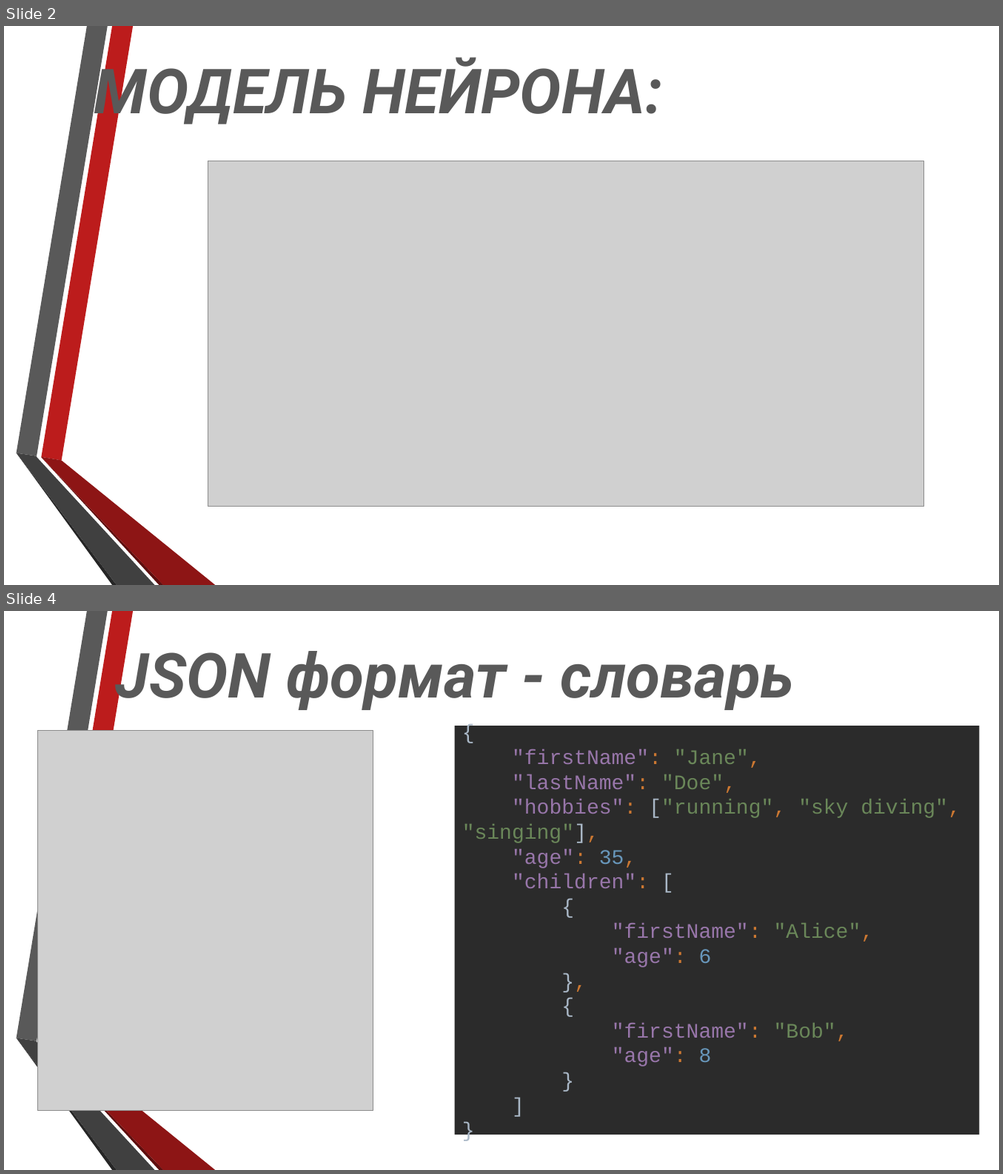
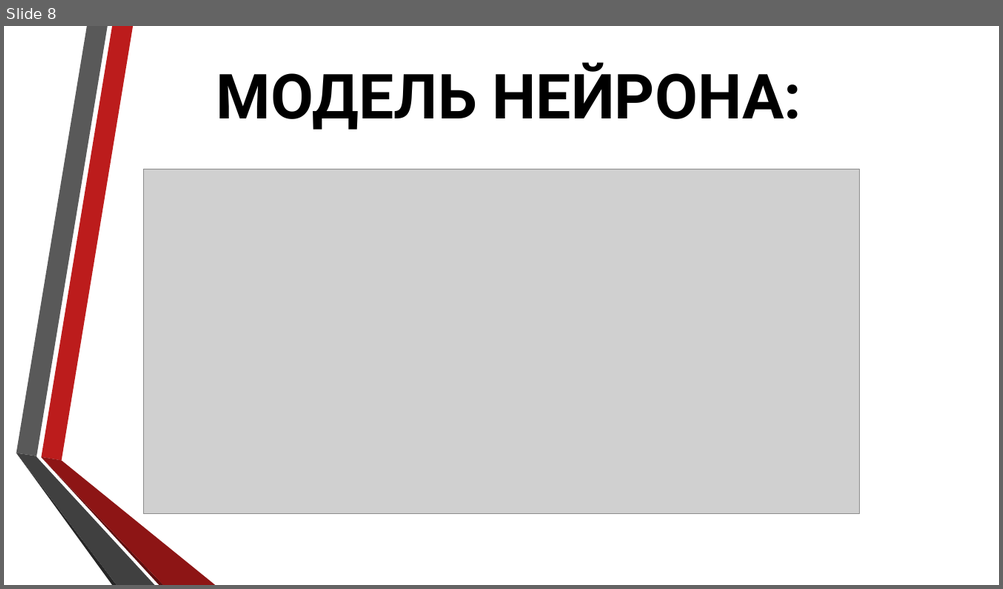
Before and after one commit to DanteTemplar/NPK, a slide deck: Нейронные Сети, Бельков.pptx. Shown one above the other, each under a label of ours: slides 2 and 4 before the commit, slide 8 after it; the slides between them are not shown. The pictures are 1003x1174 and 1003x589 pixels, drawn with LibreOffice and Linux fonts; fonts in the diff are those of the drawing; grey boxes stand for pictures; background and template pictures are left out. Boxes give left, top, right and bottom in pixels: in the first picture for what was removed or moved away, otherwise in the second. Text is boxed around its words. In the diff, an @@ line names an element or a change of style, - is before the commit and + after.

```diff
--- a/Нейронные Сети, Бельков.pptx
+++ b/Нейронные Сети, Бельков.pptx
@@ slide 4 removed at box(4, 611, 999, 1170), background picture (left out); not listed: 6 template elements that a slide beside it also shows @@
@@ title removed at box(116, 641, 794, 713) @@
-JSON формат - словарь
@@ picture removed at box(37, 730, 373, 1111) @@
@@ rectangle removed at box(455, 726, 979, 1136) @@
-{
-"firstName": "Jane",
-"lastName": "Doe",
-"hobbies": ["running", "sky diving", "singing"],
-"age": 35,
-"children": [
-{
-"firstName": "Alice",
-"age": 6
-},
-{
-"firstName": "Bob",
-"age": 8
-}
-]
-}
@@ what was slide 2 is now slide 8 @@
@@ slide 8 changed as well @@
@@ title "МОДЕЛЬ НЕЙРОНА:": place and size @@
-title "МОДЕЛЬ НЕЙРОНА:" at box(94, 56, 663, 128)
+title "МОДЕЛЬ НЕЙРОНА:" at box(216, 62, 801, 130)
@@ title "МОДЕЛЬ НЕЙРОНА:" at box(216, 62, 801, 130): text colour #595959 to #000000, italic off @@
@@ picture: place and size @@
-picture at box(208, 162, 924, 506)
+picture at box(144, 170, 859, 514)
```
Also in this commit, not shown: 3 other slides changed, 14 slides added, 8 other slides removed, 1 other file.
